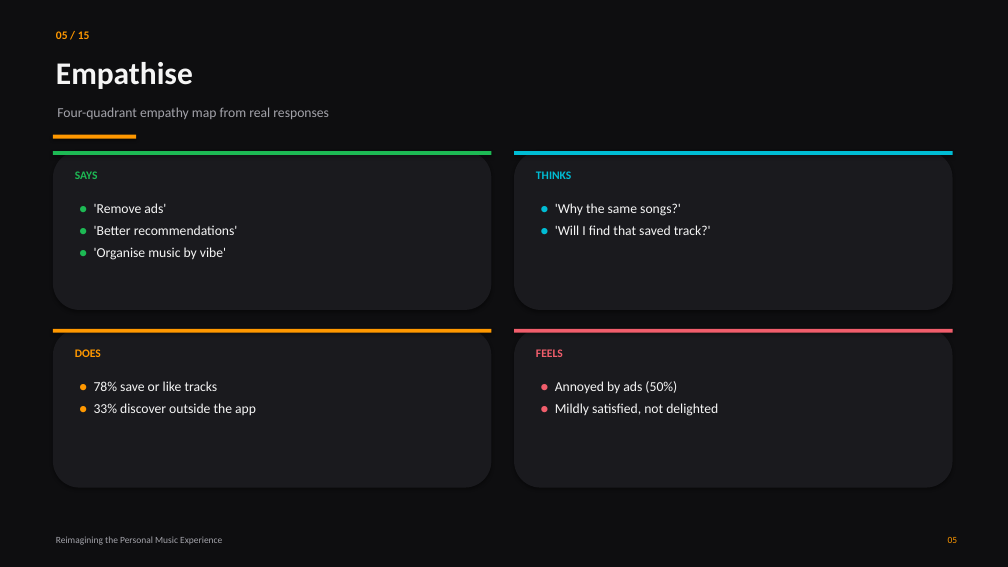
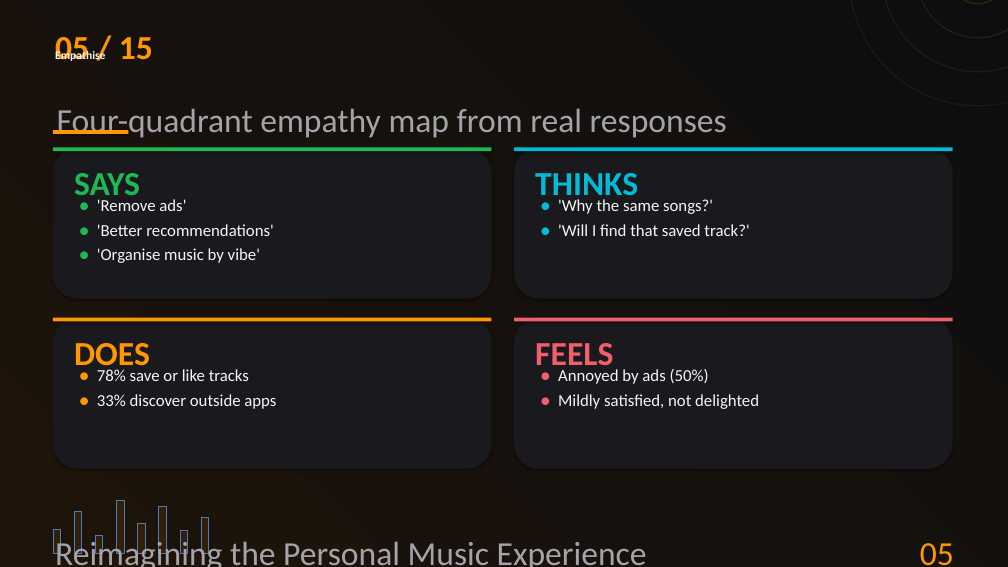
Before and after one commit to preet-kamdar/design-thinking-sem3, a slide deck: slide 5 of docs/Presentation.pptx. Drawn at 1008x567 pixels with LibreOffice and Linux fonts; fonts in the diff are those of the drawing. Boxes give left, top, right and bottom in pixels: in the first picture for what was removed or moved away, otherwise in the second. Text is boxed around its words. In the diff, an @@ line names an element or a change of style, - is before the commit and + after.

Commit message:
Apply 3-size type system, gradient backgrounds and subtle music motifs to deck

```diff
--- a/docs/Presentation.pptx
+++ b/docs/Presentation.pptx
@@ background #0E0E10 to #FFFFFF @@
@@ rectangle added at box(0, 0, 1008, 567), fill gradient #1E140A to #0E0E10 @@
@@ ellipse added at box(849, 0, 1008, 106), outline #FF9800 1.2 pt @@
@@ ellipse added at box(883, 0, 1008, 72), outline #FF9800 1.2 pt @@
@@ ellipse added at box(917, 0, 1008, 38), outline #FF9800 1.2 pt @@
@@ ellipse added at box(951, 0, 1004, 4), outline #FF9800 1.2 pt @@
@@ text "Empathise" at box(55, 49, 105, 62): size 30 to 11 pt; less space between paragraphs @@
@@ text "Four-quadrant empathy map from real ..." at box(57, 108, 727, 138): size 13 to 32 pt; less space between paragraphs @@
@@ rectangle: place and size @@
-rectangle at box(53, 151, 492, 155)
+rectangle at box(53, 147, 492, 151)
@@ rounded rectangle: place and size @@
-rounded rectangle at box(53, 151, 492, 310)
+rounded rectangle at box(53, 147, 492, 299)
@@ rectangle: place and size @@
-rectangle at box(53, 135, 136, 139)
+rectangle at box(53, 130, 129, 134)
@@ rectangle: place and size @@
-rectangle at box(514, 151, 953, 155)
+rectangle at box(514, 147, 953, 151)
@@ rounded rectangle: place and size @@
-rounded rectangle at box(514, 151, 953, 310)
+rounded rectangle at box(514, 147, 953, 299)
@@ rectangle: place and size @@
-rectangle at box(53, 329, 492, 333)
+rectangle at box(53, 318, 492, 321)
@@ rounded rectangle: place and size @@
-rounded rectangle at box(53, 329, 492, 488)
+rounded rectangle at box(53, 318, 492, 469)
@@ rectangle: place and size @@
-rectangle at box(514, 329, 953, 333)
+rectangle at box(514, 318, 953, 321)
@@ rounded rectangle: place and size @@
-rounded rectangle at box(514, 329, 953, 488)
+rounded rectangle at box(514, 318, 953, 469)
@@ size 11 to 32 pt; less space between paragraphs in 5 elements at box(55, 37, 153, 61), box(74, 173, 140, 203), box(535, 173, 638, 203), box(74, 343, 150, 373), box(535, 343, 613, 373) @@
@@ text "● 78% save or like ...": place and size @@
-text "● 78% save or like ..." at box(94, 381, 256, 415)
+text "● 78% save or like ..." at box(97, 369, 276, 409)
@@ text at box(97, 369, 249, 381): size 13 to 16 pt in "● 78% save or like tracks"; less space between paragraphs @@
@@ size 13 to 16 pt; less space between paragraphs in 3 elements at box(97, 199, 273, 263), box(558, 199, 749, 236), box(558, 369, 759, 409) @@
@@ text "● Annoyed by ads (50%)": place and size @@
-text "● Annoyed by ads (50%)" at box(555, 381, 718, 416)
+text "● Annoyed by ads (50%)" at box(558, 369, 759, 409)
@@ text at box(97, 394, 276, 409): text changed; size 13 to 16 pt @@
-● 33% discover outside the app
+● 33% discover outside apps
@@ text added at box(900, 450, 953, 495), 11 pt, text #FF9800 at 14% opacity @@
+♫
@@ rectangle added at box(116, 501, 124, 554), fill #FF9800 at 10% opacity @@
@@ rectangle added at box(159, 507, 166, 554), fill #FF9800 at 10% opacity @@
@@ text "Reimagining the Personal Music Experience" at box(55, 537, 647, 567): size 9 to 32 pt; less space between paragraphs @@
@@ rectangle added at box(53, 529, 60, 554), fill #FF9800 at 10% opacity @@
@@ rectangle added at box(74, 512, 82, 554), fill #FF9800 at 10% opacity @@
@@ rectangle added at box(95, 535, 103, 554), fill #FF9800 at 10% opacity @@
@@ rectangle added at box(138, 523, 145, 554), fill #FF9800 at 10% opacity @@
@@ rectangle added at box(180, 531, 188, 554), fill #FF9800 at 10% opacity @@
@@ rectangle added at box(201, 517, 209, 554), fill #FF9800 at 10% opacity @@
@@ text "05" at box(920, 543, 954, 566): size 9 to 32 pt; less space between paragraphs @@
```
Also in this commit, not shown: 14 other slides changed, 9 other files.
